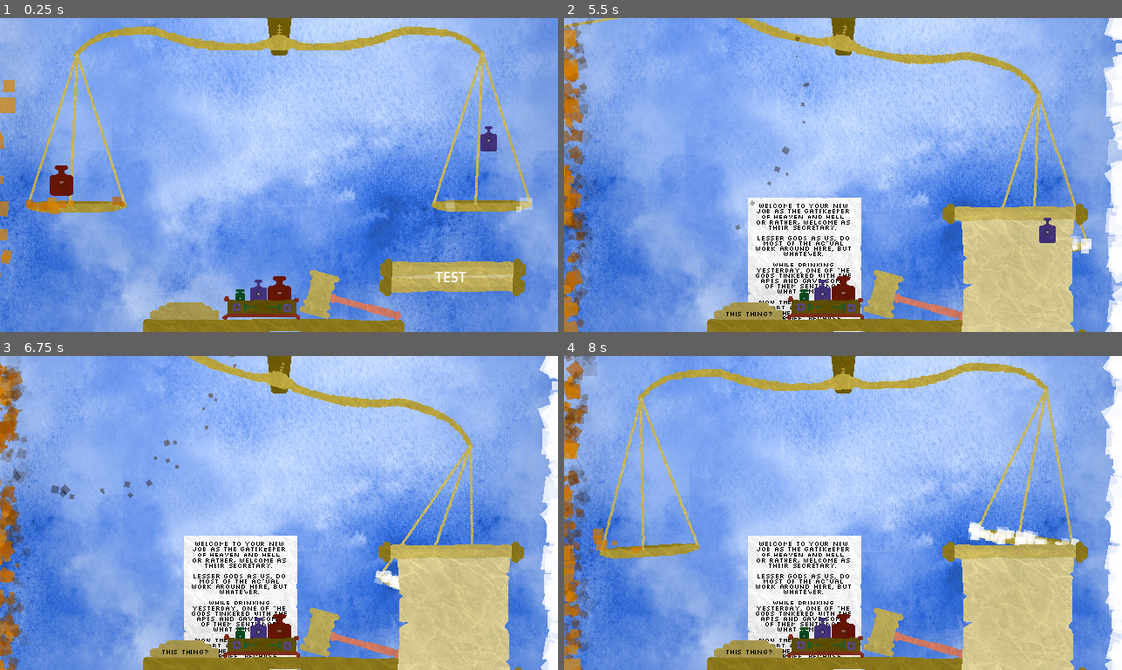
Above: before the commit, frames 1-4 (two rows, left to right).
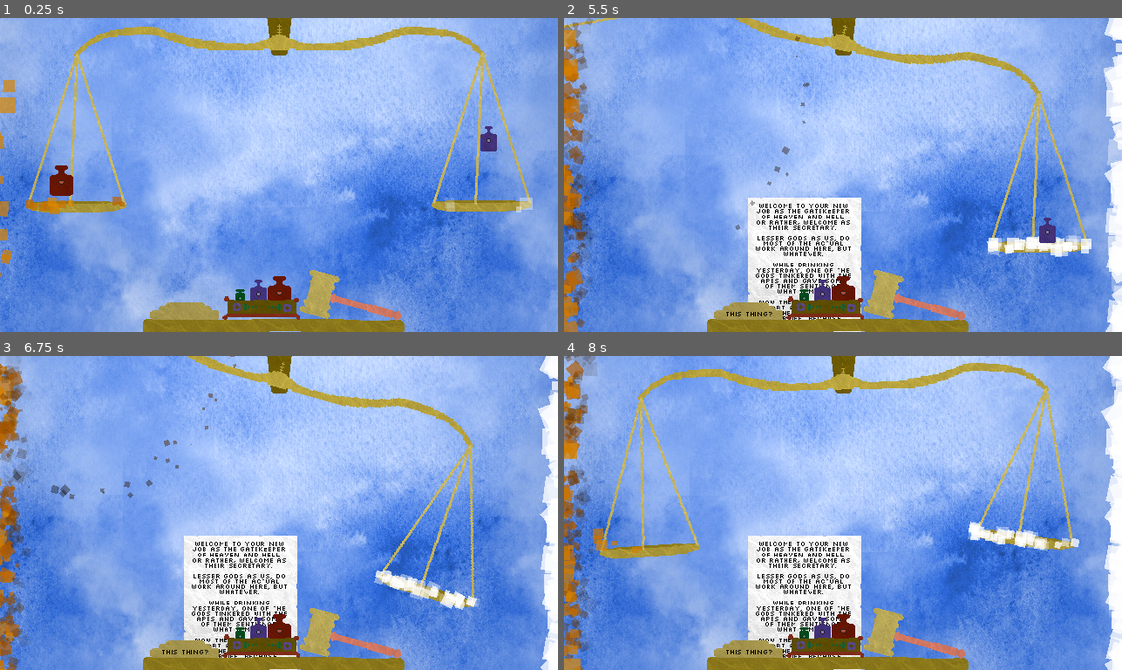
Above: after the commit, the same moments.

Repository: NicEastvillage/GMTKGameJam2024
Game: Godot game, scene res://scenes/main.tscn
Two runs of this game, one before a commit and one after it. Both use one fixed random seed, a clock stepped at 60 frames per second and the inputs below.
Inputs (mouse positions are in pixels of both pictures, inside the frame that each line leads up to):
- Up to frame 1 (0.25 s): no input
- Up to frame 2 (5.5 s): drag from (843, 291) to (898, 105) at 0.52 s; drag from (820, 291) to (815, 237) at 1.27 s; move the mouse to (803, 291) at 2.02 s; click (803, 291) at 2.17 s; drag from (960, 316) to (820, 291) at 2.77 s; drag from (843, 156) to (803, 291) at 3.52 s; drag from (642, 212) to (803, 291) at 4.27 s; move the mouse to (1015, 275) at 5.02 s; click (1015, 275) at 5.17 s
- Up to frame 3 (6.75 s): drag from (479, 578) to (184, 648) at 5.77 s; move the mouse to (401, 497) at 6.52 s; click (401, 497) at 6.67 s
- Up to frame 4 (8 s): drag from (731, 528) to (815, 575) at 7.27 s

The runs differ from the first frame. In frame 1, 2.5% of the frame differs, in the area x 67-95%, y 76-89%; in frame 2, 7.9%; in frame 3, 8.1%; in frame 4, 8.1%, in the area x 67-94%, y 59-100%.

Commit message:
Remove scroll

Diff:
--- a/data/S1/S1.tres
+++ b/data/S1/S1.tres
@@ -1,5 +1,6 @@
-[gd_resource type="Resource" script_class="StageData" load_steps=8 format=3 uid="uid://bbdnhmtor6i7r"]
+[gd_resource type="Resource" script_class="StageData" load_steps=9 format=3 uid="uid://bbdnhmtor6i7r"]
 
+[ext_resource type="Script" path="res://scripts/StageIntroData.gd" id="1_6pgib"]
 [ext_resource type="Script" path="res://scripts/PersonData.gd" id="1_v72ly"]
 [ext_resource type="Resource" uid="uid://c08nyaoa4l76x" path="res://data/S1/S1P1_Mambo/S1P1.tres" id="2_eprrh"]
 [ext_resource type="Script" path="res://scripts/StageData.gd" id="2_mkqf4"]
@@ -12,3 +13,4 @@
 script = ExtResource("2_mkqf4")
 people = Array[ExtResource("1_v72ly")]([ExtResource("2_eprrh"), ExtResource("3_vnw0s"), ExtResource("4_kq44i")])
 rule_documents = Array[PackedScene]([ExtResource("4_6b00c"), ExtResource("5_khbqx")])
+intro_dialog = Array[ExtResource("1_6pgib")]([])
--- a/data/S2/S2.tres
+++ b/data/S2/S2.tres
@@ -1,6 +1,7 @@
-[gd_resource type="Resource" script_class="StageData" load_steps=9 format=3 uid="uid://dlw3atx42ecxt"]
+[gd_resource type="Resource" script_class="StageData" load_steps=10 format=3 uid="uid://dlw3atx42ecxt"]
 
 [ext_resource type="Script" path="res://scripts/PersonData.gd" id="1_5qw5g"]
+[ext_resource type="Script" path="res://scripts/StageIntroData.gd" id="1_anuqn"]
 [ext_resource type="PackedScene" uid="uid://cgivppnhhmvv8" path="res://data/S2/S2_doc_1.tscn" id="2_gcen3"]
 [ext_resource type="Resource" uid="uid://chagbty05oiqk" path="res://data/S2/S2P1_Eman/S2P1.tres" id="2_p2kqa"]
 [ext_resource type="Script" path="res://scripts/StageData.gd" id="2_rwdhk"]
@@ -13,3 +14,4 @@
 script = ExtResource("2_rwdhk")
 people = Array[ExtResource("1_5qw5g")]([ExtResource("2_p2kqa"), ExtResource("3_j1khh"), ExtResource("4_0kaqj")])
 rule_documents = Array[PackedScene]([ExtResource("2_gcen3"), ExtResource("3_qxfmv"), ExtResource("4_5i24x")])
+intro_dialog = Array[ExtResource("1_anuqn")]([])
--- a/data/S3/S3.tres
+++ b/data/S3/S3.tres
@@ -1,14 +1,17 @@
-[gd_resource type="Resource" script_class="StageData" load_steps=8 format=3 uid="uid://ctx88lx8er72e"]
+[gd_resource type="Resource" script_class="StageData" load_steps=10 format=3 uid="uid://ctx88lx8er72e"]
 
+[ext_resource type="Script" path="res://scripts/StageIntroData.gd" id="1_3l11p"]
 [ext_resource type="Script" path="res://scripts/PersonData.gd" id="1_ran7w"]
 [ext_resource type="PackedScene" uid="uid://d33wmdbfkyvso" path="res://data/S1/S1_doc_1.tscn" id="2_1cqx6"]
 [ext_resource type="Script" path="res://scripts/StageData.gd" id="2_f34lr"]
 [ext_resource type="PackedScene" uid="uid://cxn5b86fiunw8" path="res://data/S2/S2_doc_mod_S1_2.tscn" id="3_1o0m7"]
+[ext_resource type="Resource" uid="uid://cxwxuan1xamf8" path="res://data/S3/S3P1_Ea_Nasir/S3P1.tres" id="3_r4ir5"]
 [ext_resource type="PackedScene" uid="uid://cgivppnhhmvv8" path="res://data/S2/S2_doc_1.tscn" id="4_ubeu2"]
 [ext_resource type="PackedScene" uid="uid://dhgbdbaodso6l" path="res://data/S3/S3_doc_restrictalism.tscn" id="5_78wji"]
 [ext_resource type="PackedScene" uid="uid://bsoexd6xmlnte" path="res://data/S3/S3_doc_virtuology.tscn" id="6_4daji"]
 
 [resource]
 script = ExtResource("2_f34lr")
-people = Array[ExtResource("1_ran7w")]([null])
+people = Array[ExtResource("1_ran7w")]([ExtResource("3_r4ir5")])
 rule_documents = Array[PackedScene]([ExtResource("2_1cqx6"), ExtResource("3_1o0m7"), ExtResource("4_ubeu2"), ExtResource("5_78wji"), ExtResource("6_4daji")])
+intro_dialog = Array[ExtResource("1_3l11p")]([])
--- a/data/S3/S3_doc_restrictalism_old.tscn
+++ /dev/null
@@ -1,96 +0,0 @@
-[gd_scene load_steps=12 format=3 uid="uid://dhgbdbaodso6l"]
-
-[ext_resource type="Script" path="res://scripts/draggable.gd" id="1_8akl8"]
-[ext_resource type="Texture2D" uid="uid://blbdgyvj8ix44" path="res://sprites/ScrollOpen.png" id="2_lla1x"]
-[ext_resource type="Theme" uid="uid://buyb8v1ge6h0c" path="res://Fonts/Stone Age.tres" id="3_iuu8g"]
-[ext_resource type="LabelSettings" uid="uid://68yv14anvw22" path="res://Fonts/font_egyptian.tres" id="4_vf5gt"]
-[ext_resource type="Texture2D" uid="uid://crxg2np84jiel" path="res://sprites/Diamond.png" id="5_w6f6w"]
-[ext_resource type="Texture2D" uid="uid://bcuanw0r63ce8" path="res://sprites/Circle.png" id="6_rtsk5"]
-[ext_resource type="Texture2D" uid="uid://bg13rcap4d682" path="res://sprites/Shield.png" id="7_k06p0"]
-[ext_resource type="AudioStream" uid="uid://dm2w7djhevvd4" path="res://sounds/paper4.wav" id="8_coayh"]
-[ext_resource type="AudioStream" uid="uid://b3yglo6ubp644" path="res://sounds/paper.wav" id="9_smx5y"]
-
-[sub_resource type="OccluderPolygon2D" id="OccluderPolygon2D_n02qm"]
-polygon = PackedVector2Array(-81, -65, -86, -57, -87, -15, -83, -5, -88, 14, -100, 14, -100, 26, 52, 26, 52, 14, 36, 14, 33, -22, 29, -31, 32, -39, 30, -57, 23, -61, 30, -71, 32, -119, 50, -119, 50, -129, -102, -129, -102, -119, -86, -119, -84, -105, -87, -100, -86, -75)
-
-[sub_resource type="RectangleShape2D" id="RectangleShape2D_fy7mq"]
-size = Vector2(129.733, 162)
-
-[node name="S3_doc_restrictalism" type="CharacterBody2D"]
-collision_layer = 4
-collision_mask = 0
-input_pickable = true
-script = ExtResource("1_8akl8")
-
-[node name="LightOccluder2D" type="LightOccluder2D" parent="."]
-visible = false
-position = Vector2(25, 53)
-occluder = SubResource("OccluderPolygon2D_n02qm")
-
-[node name="CollisionShape2D" type="CollisionShape2D" parent="."]
-position = Vector2(-0.866749, 1)
-shape = SubResource("RectangleShape2D_fy7mq")
-
-[node name="Tablet" type="Sprite2D" parent="."]
-rotation = 3.14159
-texture = ExtResource("2_lla1x")
-
-[node name="Label" type="Label" parent="."]
-offset_left = -52.0
-offset_top = -59.0
-offset_right = 56.0
-offset_bottom = 64.0
-theme = ExtResource("3_iuu8g")
-text = "     Restrictalism
-
-
-Men are born sinners
-
-Thou shall not grow beards
-
-Thou shall not eat pork or drink wine
-
-Thou shall not cry
-
-Two     sins shall be considered a    sin instead"
-label_settings = ExtResource("4_vf5gt")
-autowrap_mode = 3
-
-[node name="Diamond" type="Sprite2D" parent="."]
-position = Vector2(-57, -37.5)
-texture = ExtResource("5_w6f6w")
-
-[node name="Diamond3" type="Sprite2D" parent="."]
-position = Vector2(-57, 11.5)
-texture = ExtResource("5_w6f6w")
-
-[node name="Circle4" type="Sprite2D" parent="."]
-position = Vector2(-28, 23.5)
-texture = ExtResource("6_rtsk5")
-
-[node name="Circle6" type="Sprite2D" parent="."]
-position = Vector2(-57, -4.5)
-texture = ExtResource("6_rtsk5")
-
-[node name="Circle5" type="Sprite2D" parent="."]
-position = Vector2(-22, 23.5)
-texture = ExtResource("6_rtsk5")
-
-[node name="Circle7" type="Sprite2D" parent="."]
-position = Vector2(-57, -22.5)
-texture = ExtResource("6_rtsk5")
-
-[node name="Shield" type="Sprite2D" parent="."]
-position = Vector2(19, 30.5)
-texture = ExtResource("7_k06p0")
-
-[node name="SelectedSound" type="AudioStreamPlayer2D" parent="."]
-position = Vector2(-1, -1)
-stream = ExtResource("8_coayh")
-
-[node name="DroppedSound" type="AudioStreamPlayer2D" parent="."]
-position = Vector2(-1, -2)
-stream = ExtResource("9_smx5y")
-
-[connection signal="mouse_entered" from="." to="." method="_on_mouse_entered"]
-[connection signal="mouse_exited" from="." to="." method="_on_mouse_exited"]
--- a/data/S3/S3_doc_virtuology_old.tscn
+++ /dev/null
@@ -1,84 +0,0 @@
-[gd_scene load_steps=12 format=3 uid="uid://bsoexd6xmlnte"]
-
-[ext_resource type="Script" path="res://scripts/draggable.gd" id="1_5vbxh"]
-[ext_resource type="Texture2D" uid="uid://blbdgyvj8ix44" path="res://sprites/ScrollOpen.png" id="2_y2vr4"]
-[ext_resource type="Theme" uid="uid://buyb8v1ge6h0c" path="res://Fonts/Stone Age.tres" id="3_hrinj"]
-[ext_resource type="LabelSettings" uid="uid://68yv14anvw22" path="res://Fonts/font_egyptian.tres" id="4_n30if"]
-[ext_resource type="Texture2D" uid="uid://crxg2np84jiel" path="res://sprites/Diamond.png" id="5_uv4f1"]
-[ext_resource type="Texture2D" uid="uid://bcuanw0r63ce8" path="res://sprites/Circle.png" id="6_pjwxo"]
-[ext_resource type="Texture2D" uid="uid://bg13rcap4d682" path="res://sprites/Shield.png" id="7_e53oy"]
-[ext_resource type="AudioStream" uid="uid://dm2w7djhevvd4" path="res://sounds/paper4.wav" id="8_h5cj5"]
-[ext_resource type="AudioStream" uid="uid://b3yglo6ubp644" path="res://sounds/paper.wav" id="9_pfen8"]
-
-[sub_resource type="OccluderPolygon2D" id="OccluderPolygon2D_n02qm"]
-polygon = PackedVector2Array(-81, -65, -86, -57, -87, -15, -83, -5, -88, 14, -100, 14, -100, 26, 52, 26, 52, 14, 36, 14, 33, -22, 29, -31, 32, -39, 30, -57, 23, -61, 30, -71, 32, -119, 50, -119, 50, -129, -102, -129, -102, -119, -86, -119, -84, -105, -87, -100, -86, -75)
-
-[sub_resource type="RectangleShape2D" id="RectangleShape2D_fy7mq"]
-size = Vector2(129.733, 162)
-
-[node name="S3_doc_virtuology" type="CharacterBody2D"]
-collision_layer = 4
-collision_mask = 0
-input_pickable = true
-script = ExtResource("1_5vbxh")
-
-[node name="LightOccluder2D" type="LightOccluder2D" parent="."]
-visible = false
-position = Vector2(25, 53)
-occluder = SubResource("OccluderPolygon2D_n02qm")
-
-[node name="CollisionShape2D" type="CollisionShape2D" parent="."]
-position = Vector2(-0.866749, 1)
-shape = SubResource("RectangleShape2D_fy7mq")
-
-[node name="Tablet" type="Sprite2D" parent="."]
-rotation = 3.14159
-texture = ExtResource("2_y2vr4")
-
-[node name="Label" type="Label" parent="."]
-offset_left = -52.0
-offset_top = -59.0
-offset_right = 56.0
-offset_bottom = 64.0
-theme = ExtResource("3_hrinj")
-text = "     Virtuology
-
-
-Paying respect to your elders
-
-Stand up to injustice
-
-Spread virtuology to the uncultured
-
-Spend your riches on the poor
-
-Every day is holy"
-label_settings = ExtResource("4_n30if")
-autowrap_mode = 3
-
-[node name="Diamond" type="Sprite2D" parent="."]
-position = Vector2(-57, -35.5)
-texture = ExtResource("5_uv4f1")
-
-[node name="Diamond3" type="Sprite2D" parent="."]
-position = Vector2(-57, 13.5)
-texture = ExtResource("5_uv4f1")
-
-[node name="Circle7" type="Sprite2D" parent="."]
-position = Vector2(-57, -18)
-texture = ExtResource("6_pjwxo")
-
-[node name="Shield" type="Sprite2D" parent="."]
-position = Vector2(-57, -4)
-texture = ExtResource("7_e53oy")
-
-[node name="SelectedSound" type="AudioStreamPlayer2D" parent="."]
-position = Vector2(-1, -1)
-stream = ExtResource("8_h5cj5")
-
-[node name="DroppedSound" type="AudioStreamPlayer2D" parent="."]
-position = Vector2(-1, -2)
-stream = ExtResource("9_pfen8")
-
-[connection signal="mouse_entered" from="." to="." method="_on_mouse_entered"]
-[connection signal="mouse_exited" from="." to="." method="_on_mouse_exited"]
--- a/scenes/main.tscn
+++ b/scenes/main.tscn
@@ -20,7 +20,6 @@
 [ext_resource type="AudioStream" uid="uid://bgnjbwnwexha2" path="res://sounds/hell1.wav" id="15_yx1tn"]
 [ext_resource type="AudioStream" uid="uid://b3iunf1xxl23m" path="res://sounds/heaven.wav" id="16_0o8dg"]
 [ext_resource type="PackedScene" uid="uid://whoap6ax7f3a" path="res://prefabs/weights/weight_medium_rigid.tscn" id="18_dme1b"]
-[ext_resource type="PackedScene" uid="uid://bvxg2qd7u5x0o" path="res://prefabs/scroll.tscn" id="19_iyqss"]
 
 [sub_resource type="WorldBoundaryShape2D" id="WorldBoundaryShape2D_g2q2f"]
 
@@ -39,6 +38,7 @@
 [node name="Main" type="Node2D" node_paths=PackedStringArray("grabber", "grabber_joint")]
 script = ExtResource("1_j62sn")
 stages = Array[ExtResource("2_nv33c")]([ExtResource("3_mct4a"), ExtResource("4_ej3e6"), ExtResource("5_kpjva")])
+current_stage_index = 2
 grabber = NodePath("Grabber")
 grabber_joint = NodePath("grab_joint")
 
@@ -142,9 +142,6 @@
 scale_amount_max = 30.0
 color_ramp = SubResource("Gradient_ft0c1")
 
-[node name="Scroll" parent="." instance=ExtResource("19_iyqss")]
-position = Vector2(519, 297)
-
 [node name="WeightLarge2" parent="." instance=ExtResource("18_dme1b")]
 position = Vector2(560, 129)
 
Not shown: 1 places in data/S3/S3_doc_restrictalism.tscn that only renumber resources
Not shown: 1 places in data/S3/S3_doc_virtuology.tscn that only renumber resources
Not shown: 1 places in scenes/main.tscn that only renumber resources
